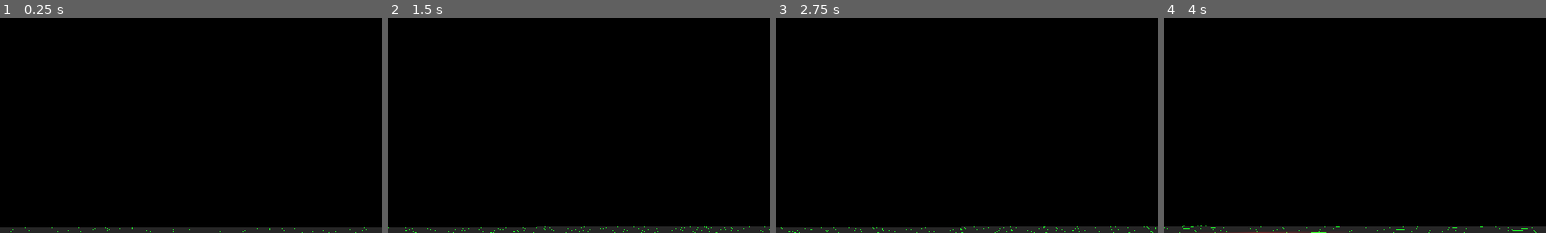
Above: before the commit, frames 1-4 (left to right).
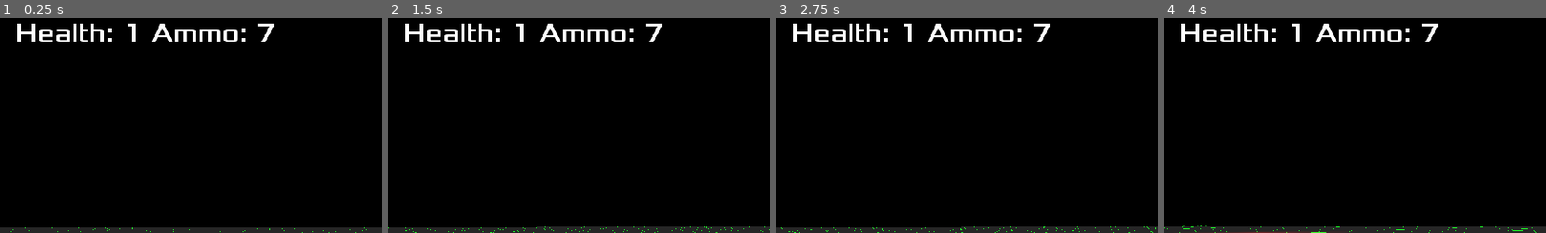
Above: after the commit, the same moments.

Repository: Kromey/spectre
Game: Godot game, scene res://Main.tscn
Same seed, same stepped clock (60 frames per second), same inputs: the game is played once before the commit and once after it.
Inputs:
- Up to frame 1 (0.25 s): no input
- Up to frame 2 (1.5 s): hold D (movement_right) 0.53-1.28 s; hold Space (action_shoot) 0.53-1.28 s; hold S (movement_backward) from 1.28 s (still down); tap Space (action_shoot) at 1.35 s
- Up to frame 3 (2.75 s): release S (movement_backward) at 2.03 s; hold D (movement_right) from 2.03 s (still down); hold Space (action_shoot) from 2.03 s (still down)
- Up to frame 4 (4 s): release D (movement_right) at 2.78 s; release Space (action_shoot) at 2.78 s; hold W (movement_forward) 2.78-3.53 s; tap Space (action_shoot) at 2.85 s; hold A (movement_left) from 3.53 s (still down); hold Space (action_shoot) from 3.53 s (still down)
The pictures show only the part of the screen within x 0-50%, y 0-50%; the shares and areas given below are measured in that part.

The runs differ from the first frame. In frame 1, 1.8% of the frame differs, in the area x 4-72%, y 2-12%; in frame 2, 1.8%; in frame 3, 1.8%; in frame 4, 1.8%.

Commit message:
Starting work on HUD; moving player resources

Diff:
--- a/Main.gd
+++ b/Main.gd
@@ -1,7 +1,7 @@
 extends Spatial
 
 #const PillBomb = preload("res://PillBomb.tscn")
-const PlayerTank = preload("res://tanks/PlayerTank.tscn")
+const PlayerTank = preload("res://tanks/player/PlayerTank.tscn")
 const AITank = preload("res://tanks/AITank.tscn")
 
 
--- /dev/null
+++ b/tanks/player/PlayerHUD.tscn
@@ -0,0 +1,40 @@
+[gd_scene load_steps=2 format=2]
+
+[ext_resource path="res://tanks/player/PlayerHUDFont.tres" type="DynamicFont" id=1]
+
+[node name="PlayerHUD" type="Control"]
+anchor_right = 1.0
+anchor_bottom = 1.0
+__meta__ = {
+"_edit_use_anchors_": false
+}
+
+[node name="MarginContainer" type="MarginContainer" parent="."]
+anchor_right = 1.0
+margin_bottom = 40.0
+custom_constants/margin_right = 20
+custom_constants/margin_top = 20
+custom_constants/margin_left = 20
+custom_constants/margin_bottom = 20
+__meta__ = {
+"_edit_use_anchors_": false
+}
+
+[node name="HSplitContainer" type="HSplitContainer" parent="MarginContainer"]
+margin_left = 20.0
+margin_top = 20.0
+margin_right = 1004.0
+margin_bottom = 64.0
+
+[node name="Label" type="Label" parent="MarginContainer/HSplitContainer"]
+margin_right = 171.0
+margin_bottom = 44.0
+custom_fonts/font = ExtResource( 1 )
+text = "Health: 1"
+
+[node name="Label2" type="Label" parent="MarginContainer/HSplitContainer"]
+margin_left = 183.0
+margin_right = 984.0
+margin_bottom = 44.0
+custom_fonts/font = ExtResource( 1 )
+text = "Ammo: 7"
--- /dev/null
+++ b/tanks/player/PlayerHUDFont.tres
@@ -0,0 +1,7 @@
+[gd_resource type="DynamicFont" load_steps=2 format=2]
+
+[ext_resource path="res://assets/fonts/Xolonium-Regular.ttf" type="DynamicFontData" id=1]
+
+[resource]
+size = 36
+font_data = ExtResource( 1 )
--- a/tanks/PlayerTank.tscn
+++ b/tanks/player/PlayerTank.tscn
@@ -1,8 +1,9 @@
-[gd_scene load_steps=4 format=2]
+[gd_scene load_steps=5 format=2]
 
 [ext_resource path="res://tanks/BaseTank.tscn" type="PackedScene" id=1]
-[ext_resource path="res://tanks/TankHeadlight.tscn" type="PackedScene" id=2]
-[ext_resource path="res://tanks/PlayerTank.gd" type="Script" id=3]
+[ext_resource path="res://tanks/player/TankHeadlight.tscn" type="PackedScene" id=2]
+[ext_resource path="res://tanks/player/PlayerTank.gd" type="Script" id=3]
+[ext_resource path="res://tanks/player/PlayerHUD.tscn" type="PackedScene" id=4]
 
 [node name="PlayerTank" instance=ExtResource( 1 )]
 script = ExtResource( 3 )
@@ -17,6 +18,8 @@
 omni_range = 0.8
 omni_attenuation = 0.435275
 
+[node name="PlayerHUD" parent="CSGCombiner/Body/Turret/Camera" index="1" instance=ExtResource( 4 )]
+
 [node name="HeadlightR" parent="CSGCombiner/Body" index="1" instance=ExtResource( 2 )]
 
 [node name="HeadlightL" parent="CSGCombiner/Body" index="2" instance=ExtResource( 2 )]
Not shown, added: assets/fonts/FONTLOG.txt
Not shown, added: assets/fonts/LICENSE.txt
Binary file added: assets/fonts/Xolonium-Regular.ttf
Renamed: tanks/PlayerTank.gd -> tanks/player/PlayerTank.gd
Renamed: tanks/TankHeadlight.tscn -> tanks/player/TankHeadlight.tscn
